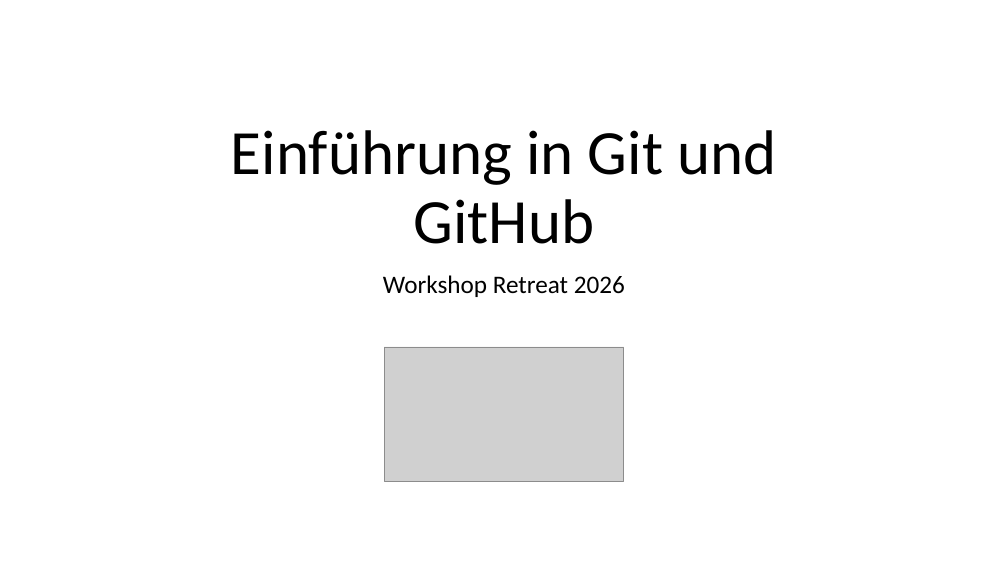
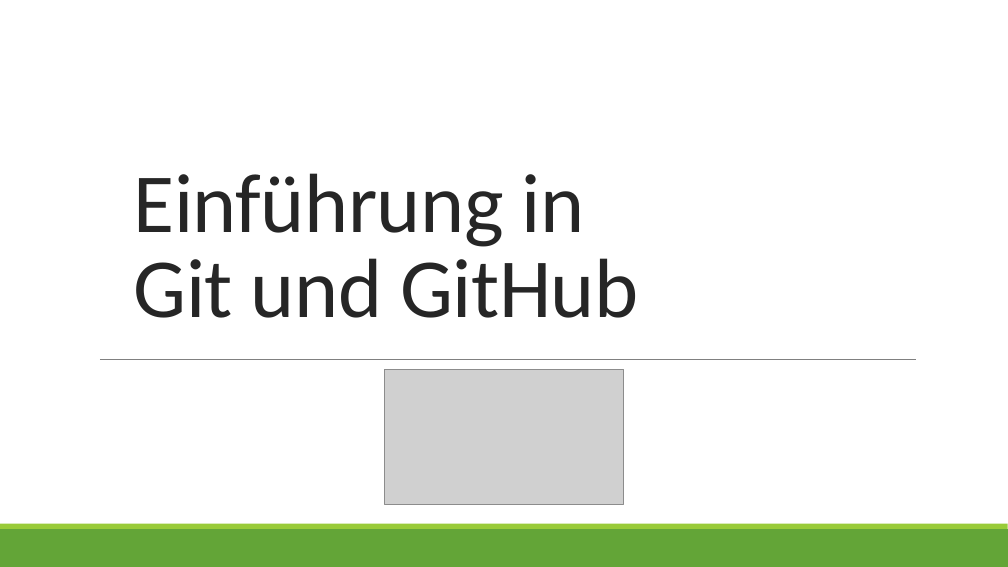
Before and after one commit to yanaa16/github-uebung, a slide deck: slide 1 of Einführung in Git und Github.pptx. Drawn at 1008x567 pixels with LibreOffice and Linux fonts; fonts in the diff are those of the drawing; grey boxes stand for pictures. Boxes give left, top, right and bottom in pixels: in the first picture for what was removed or moved away, otherwise in the second. Text is boxed around its words. In the diff, an @@ line names an element or a change of style, - is before the commit and + after.

```diff
--- a/Einführung in Git und Github.pptx
+++ b/Einführung in Git und Github.pptx
@@ title "Einführung in Git und GitHub" moved from (x1=231, y1=130, x2=776, y2=244) to (x1=134, y1=173, x2=638, y2=318) @@
@@ title "Einführung in Git und GitHub" at (x1=134, y1=173, x2=638, y2=318): size 60 to 80 pt, text colour #000000 to #262626, letter spacing 0 to -0.5 pt; alignment centre to left; line spacing 0.9 to 0.85 @@
@@ subtitle removed at (x1=383, y1=275, x2=625, y2=297) @@
-Workshop Retreat 2026
@@ line added from (100, 359) to (917, 359), #808080 0.5 pt @@
@@ picture moved from (x1=384, y1=347, x2=624, y2=482) to (x1=384, y1=370, x2=624, y2=504) @@
@@ rectangle added at (x1=0, y1=529, x2=1008, y2=567), fill #63A537 @@
@@ rectangle added at (x1=0, y1=524, x2=1008, y2=529), fill #99CB38 @@
```
Also in this commit, not shown: 17 other slides changed, 2 other files.
